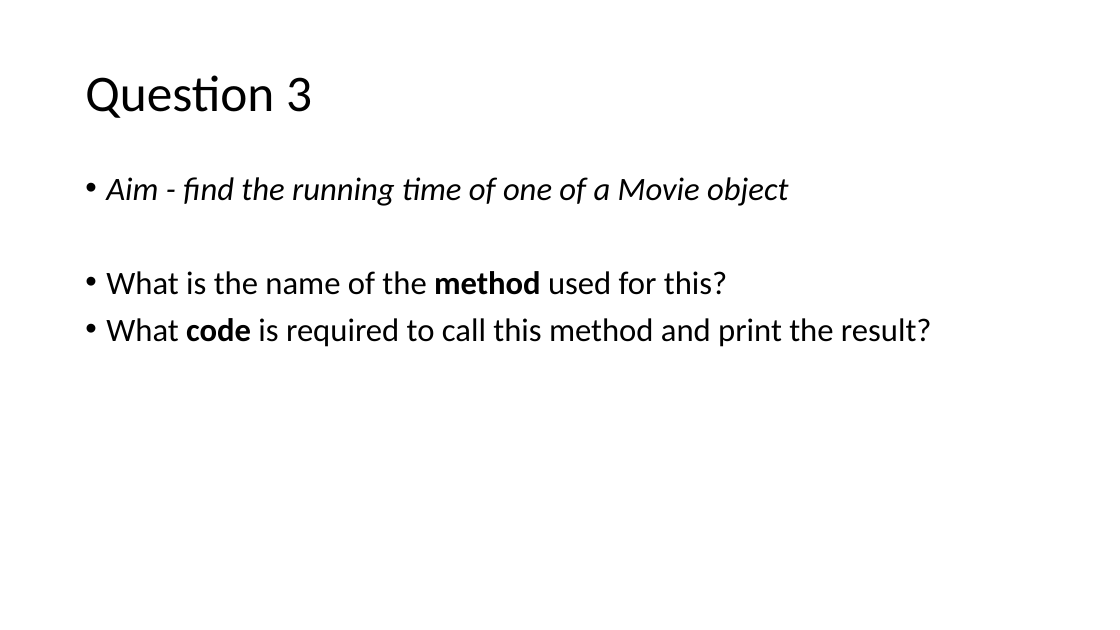
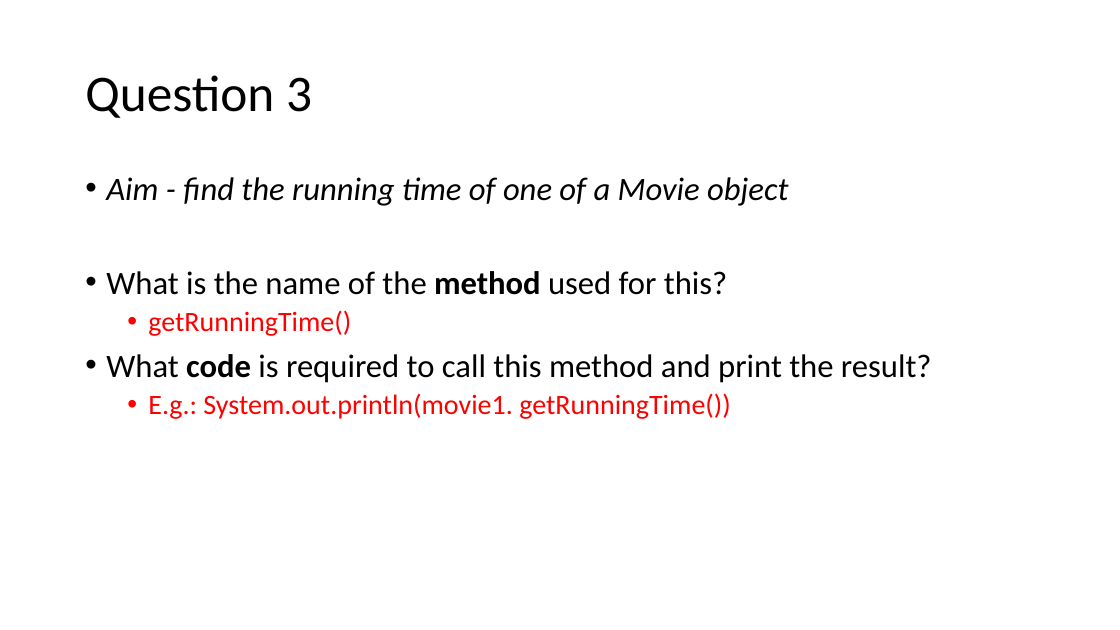
Before and after one commit to random-walkie/gasw_programming1, a slide deck: slide 6 of week2/activity/Week2Activity.pptx. Drawn at 1120x630 pixels with LibreOffice and Linux fonts; fonts in the diff are those of the drawing. Boxes give left, top, right and bottom in pixels: in the first picture for what was removed or moved away, otherwise in the second. Text is boxed around its words. In the diff, an @@ line names an element or a change of style, - is before the commit and + after.

Commit message:
Update MainMovies to demonstrate Movie class usage

```diff
--- a/week2/activity/Week2Activity.pptx
+++ b/week2/activity/Week2Activity.pptx
@@ text at [148, 310, 351, 336]: paragraph added @@
+  • getRunningTime()
@@ text at [148, 393, 731, 419]: paragraph added @@
+  • E.g.: System.out.println(movie1. getRunningTime())
```
Also in this commit, not shown: 4 other slides changed, 1 other file.
